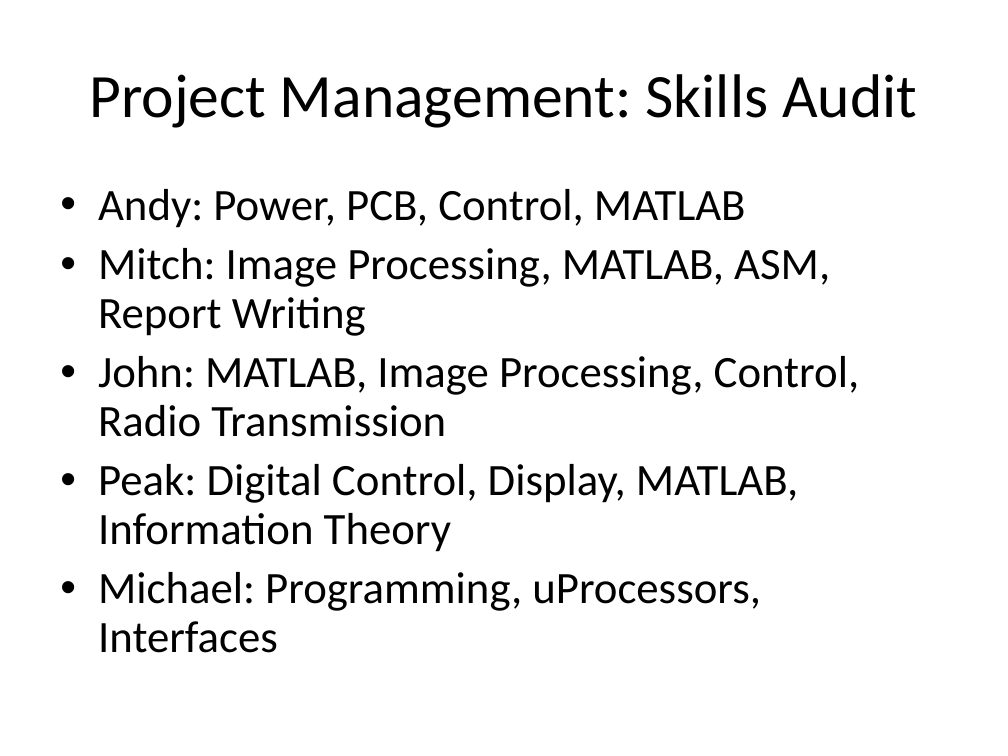
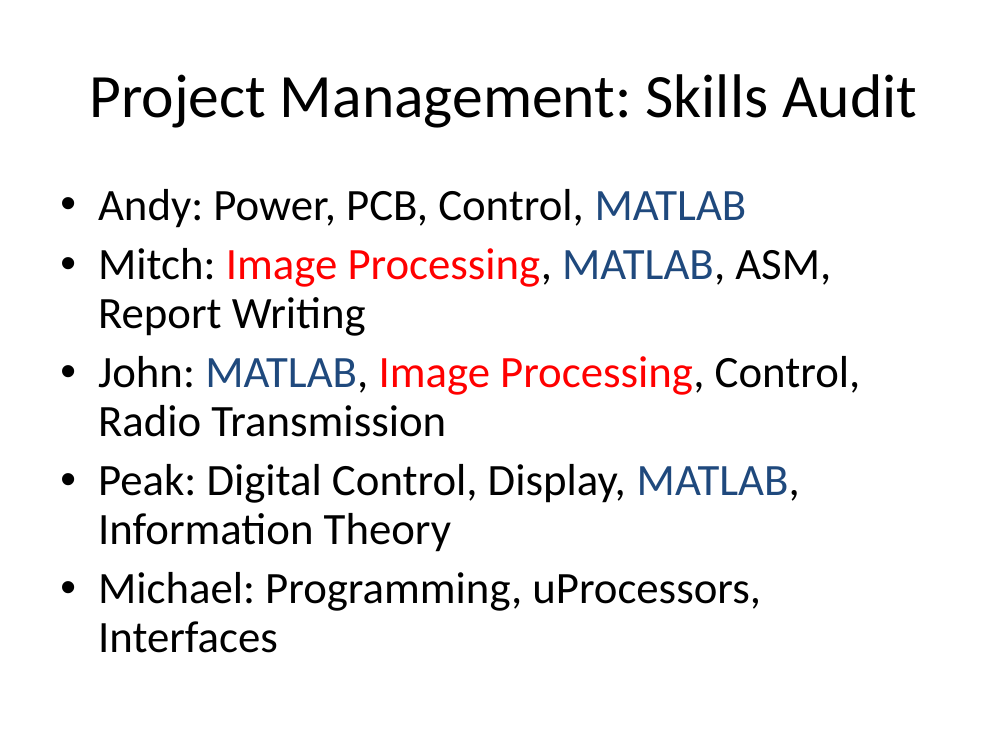
Before and after one commit to andybusse/uavcamera, a slide deck: slide 13 of documents/GDP Group 18 pres.ppt (slide 18 before the commit). Drawn at 1008x756 pixels with LibreOffice and Linux fonts; fonts in the diff are those of the drawing. Boxes give left, top, right and bottom in pixels: in the first picture for what was removed or moved away, otherwise in the second. Text is boxed around its words. In the diff, an @@ line names an element or a change of style, - is before the commit and + after.

```diff
--- a/documents/GDP Group 18 pres.ppt
+++ b/documents/GDP Group 18 pres.ppt
@@ text at (x1=98, y1=189, x2=861, y2=552): text colour #000000 to #1F497D in "MATLAB", "MATLAB,", "MATLAB,", "MATLAB,"; text colour #000000 to #FF0000 in "Image Processing,", "Image Processing," @@
```
Also in this commit, not shown: 6 other slides changed, 5 slides added, 3 slides removed.
